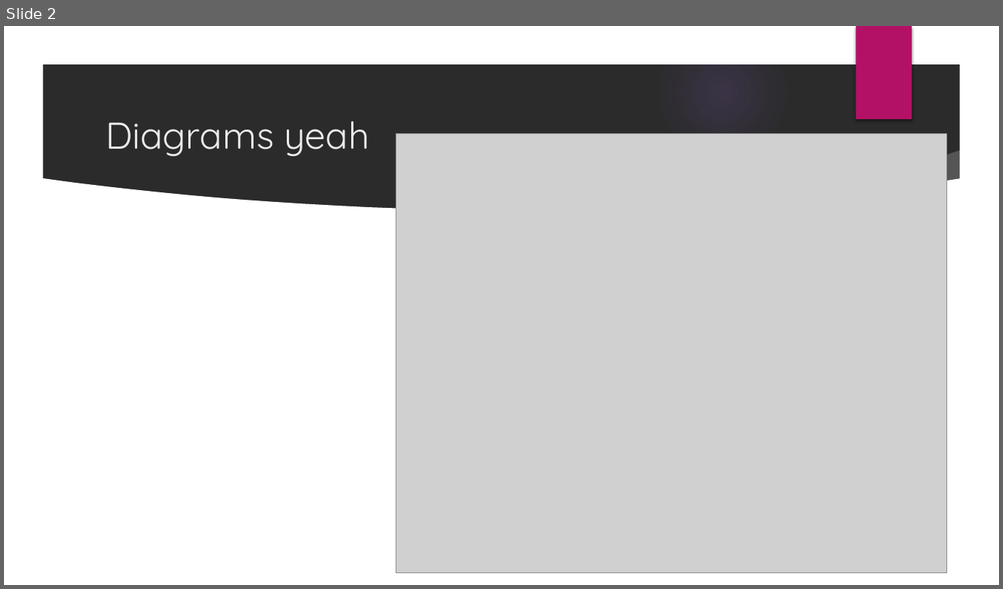
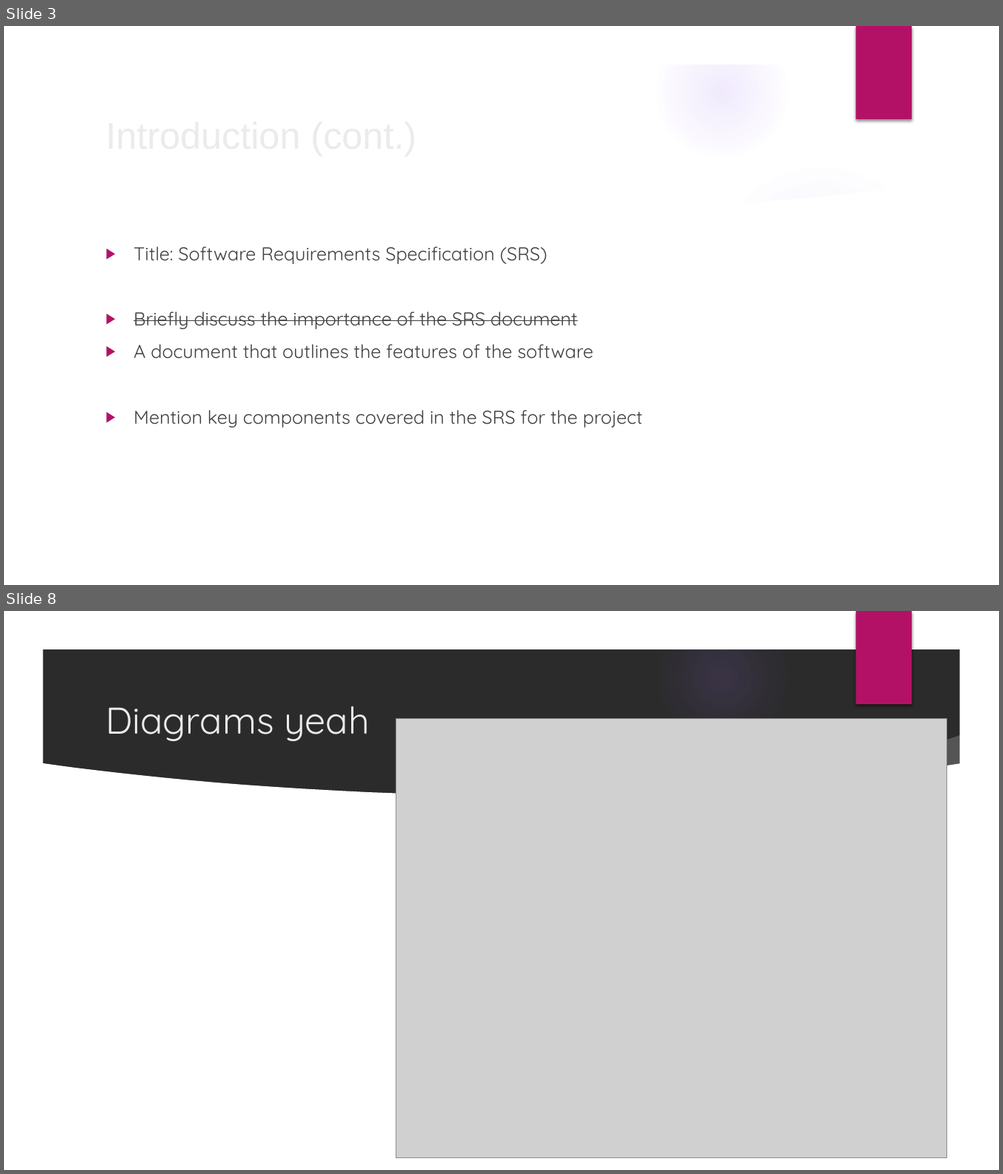
Before and after one commit to old-account-dont-use/CSET-120-FinalProject, a slide deck: docs/Presentation.pptx. Shown one above the other, each under a label of ours: slide 2 before the commit, slides 3 and 8 after it; the slides between them are not shown. The pictures are 1003x589 and 1003x1174 pixels, drawn with LibreOffice and Linux fonts; fonts in the diff are those of the drawing; grey boxes stand for pictures; background and template pictures are left out; a plain dark background stands for a picture behind light text. Boxes give left, top, right and bottom in pixels: in the first picture for what was removed or moved away, otherwise in the second. Text is boxed around its words. In the diff, an @@ line names an element or a change of style, - is before the commit and + after.

```diff
--- a/docs/Presentation.pptx
+++ b/docs/Presentation.pptx
@@ slide 3 added at [4,26,999,585], background picture (left out); not listed: 8 template elements that a slide beside it also shows @@
@@ title added at [98,105,813,163], 36 pt, text #EBEBEB @@
+Introduction (cont.)
@@ ellipse added at [706,163,936,392], fill gradient #9B6BF2 @@
@@ text added at [134,247,643,428], 18 pt, text #404040 @@
+▶ Title: Software Requirements Specification (SRS)
+▶ Briefly discuss the importance of the SRS document
+▶ A document that outlines the features of the software
+▶ Mention key components covered in the SRS for the project
@@ what was slide 2 is now slide 8 @@
```
Also in this commit, not shown: 1 slide changed, 20 other slides added, 5 other files.
